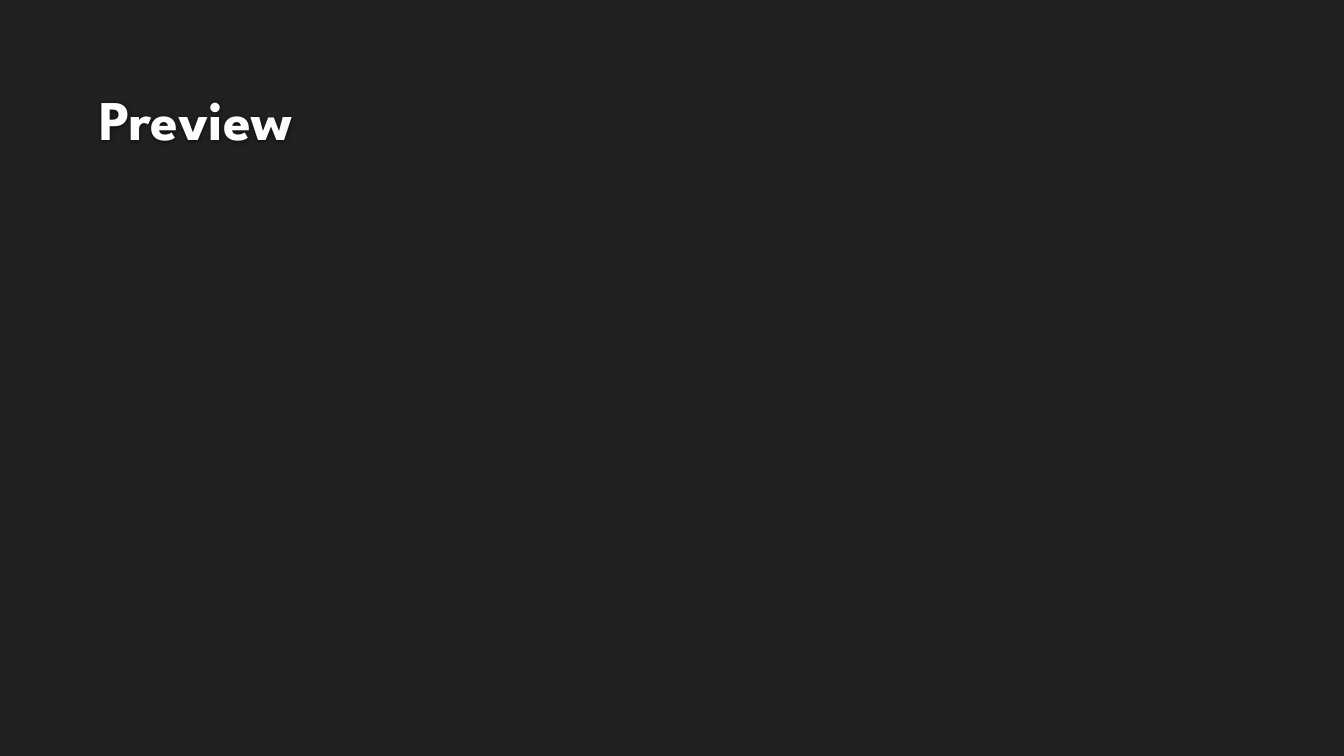
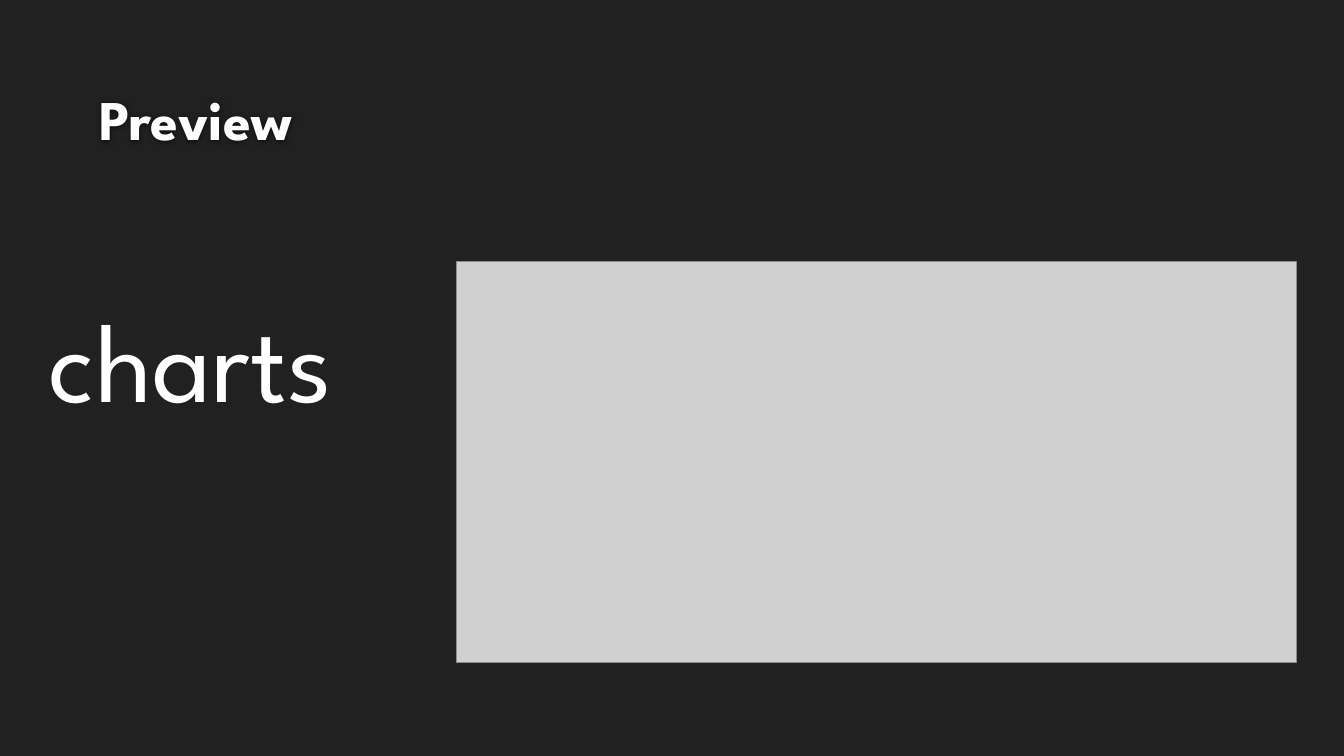
Before and after one commit to t-aswath/Kraft-Work, a slide deck: slide 9 of KRAFT-WORK.pptx. Drawn at 1344x756 pixels with LibreOffice and Linux fonts; fonts in the diff are those of the drawing; grey boxes stand for pictures; background and template pictures are left out. Boxes give left, top, right and bottom in pixels: in the first picture for what was removed or moved away, otherwise in the second. Text is boxed around its words. In the diff, an @@ line names an element or a change of style, - is before the commit and + after.

```diff
--- a/KRAFT-WORK.pptx
+++ b/KRAFT-WORK.pptx
@@ picture added at box(457, 262, 1297, 663) @@
@@ text added at box(49, 325, 332, 404), 80 pt, text #FFFFFF @@
+charts
```
Also in this commit, not shown: 2 other slides changed, 1 slide added, 3 other files.
